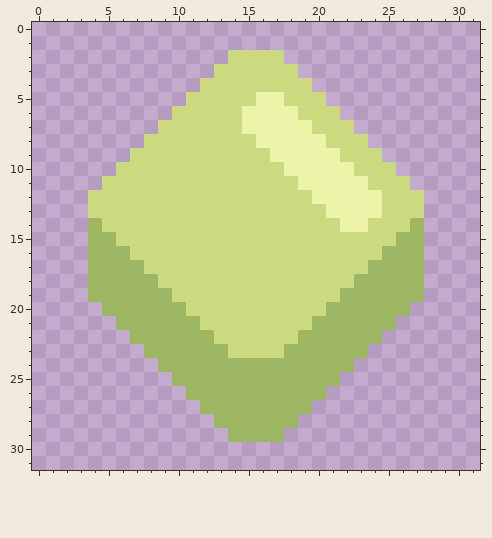
File history of a pixel-art sprite, core/assets-raw/sprites/items/item-plastanium.png. That is the earlier state.
The file is 32x32 pixels.
After:
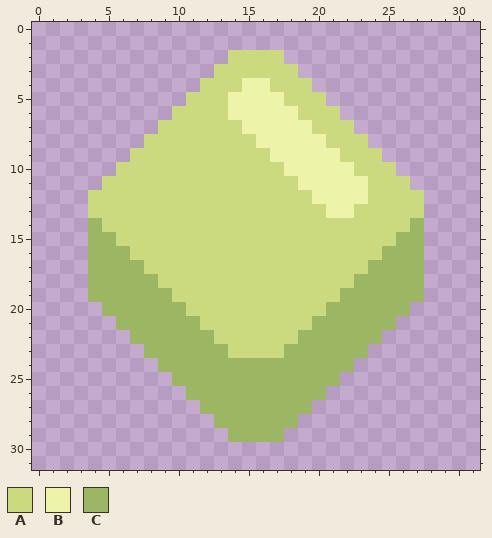
Palette (. is transparent): A #cbd97f  B #edf3a9  C #9cb664
Diff:
Changed rows in their new state; - is an unchanged pixel.
first column x 14:
 4 -BB
 5 BB-
 6 B--
first column x 22:
12 --A
13 -AA
14 AA-
